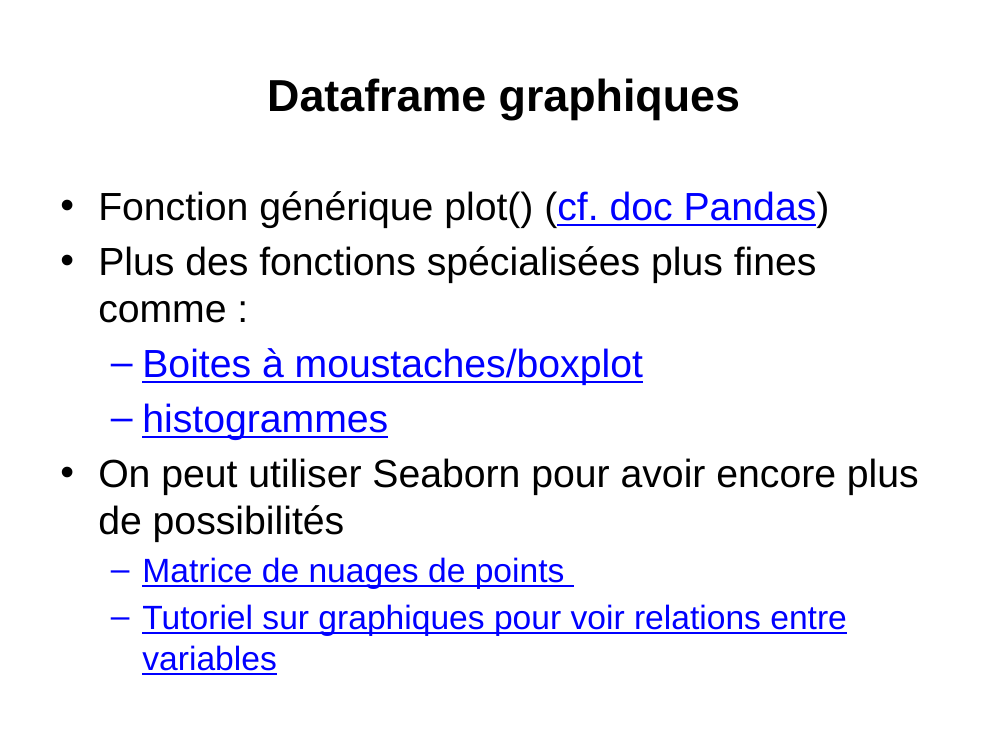
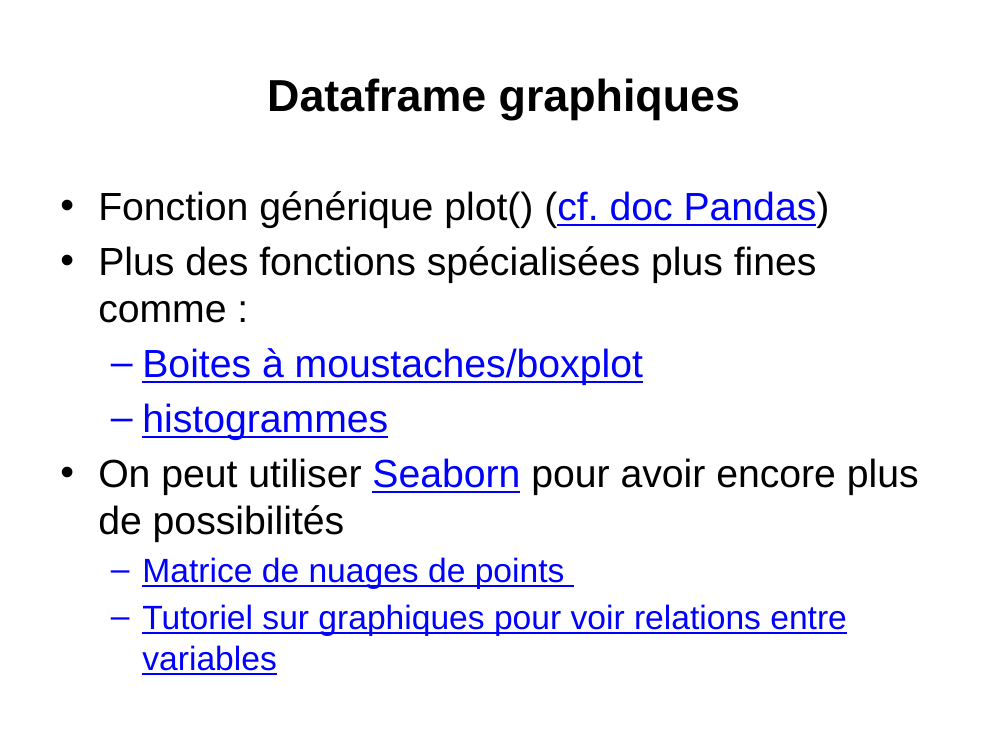
Before and after one commit to loicmidy/formation-python, a slide deck: slide 34 of formation python.pptx (slide 33 before the commit). Drawn at 1008x756 pixels with LibreOffice and Linux fonts; fonts in the diff are those of the drawing. Boxes give left, top, right and bottom in pixels: in the first picture for what was removed or moved away, otherwise in the second. Text is boxed around its words. In the diff, an @@ line names an element or a change of style, - is before the commit and + after.

```diff
--- a/formation python.pptx
+++ b/formation python.pptx
@@ text at [98,458,919,542]: text colour #000000 to #0000FF, underline on in "Seaborn" @@
```
Also in this commit, not shown: 9 other slides changed, 7 slides added, 4 slides removed, 4 other files.
